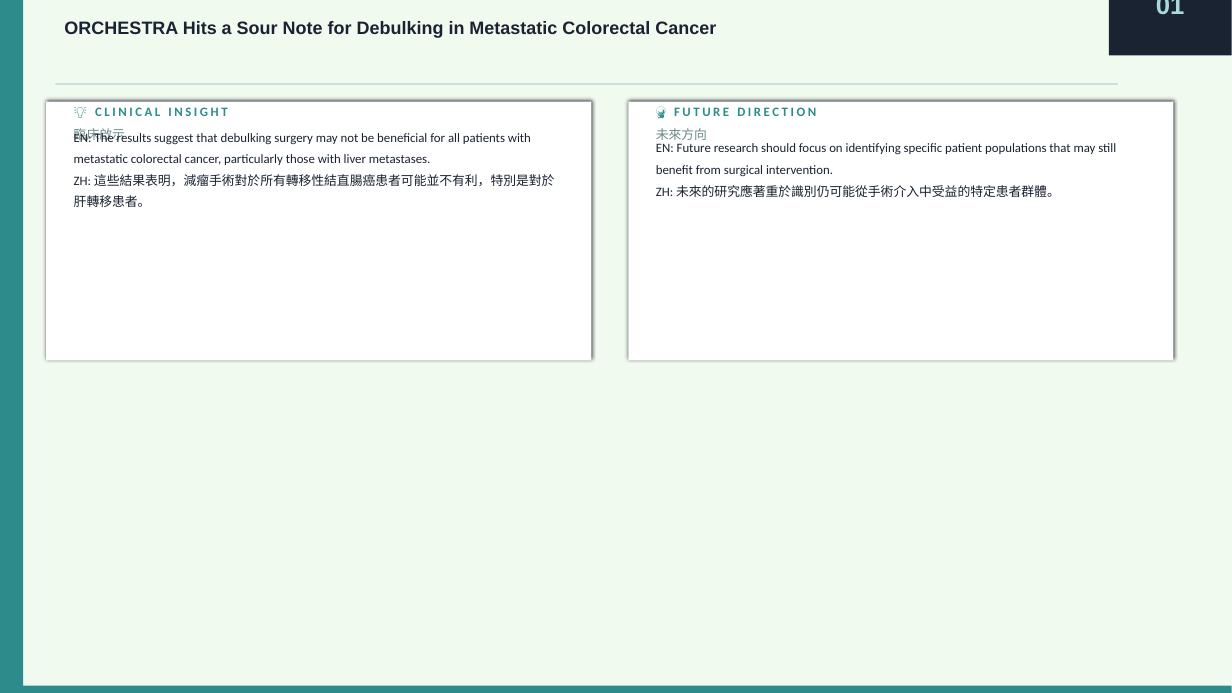
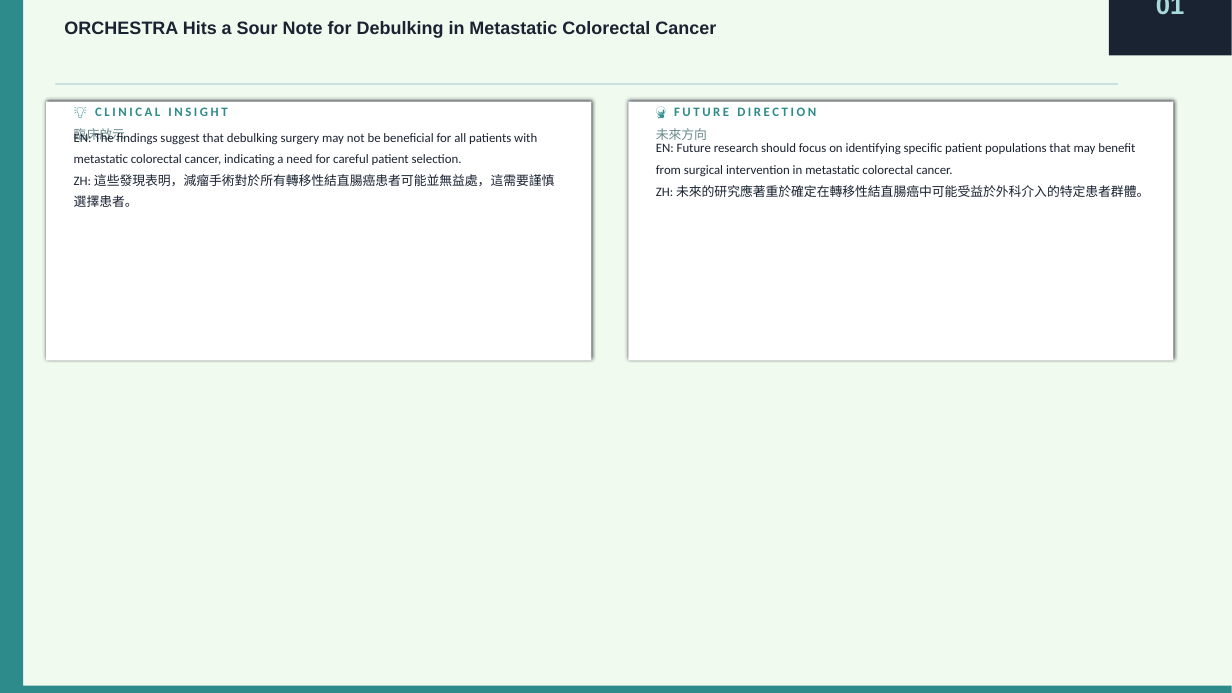
Before and after one commit to jejenhu-maker/colorectal-weekly-digest, a slide deck: slide 4 of docs/latest-digest.pptx. Drawn at 1232x693 pixels with LibreOffice and Linux fonts; fonts in the diff are those of the drawing. Boxes give left, top, right and bottom in pixels: in the first picture for what was removed or moved away, otherwise in the second. Text is boxed around its words. In the diff, an @@ line names an element or a change of style, - is before the commit and + after.

```diff
--- a/docs/latest-digest.pptx
+++ b/docs/latest-digest.pptx
@@ text at [74, 131, 554, 207]: text changed @@
-EN: The results suggest that debulking surgery may not be beneficial for all patients with metastatic colorectal cancer, particularly those with liver metastases.
-ZH: 這些結果表明，減瘤手術對於所有轉移性結直腸癌患者可能並不有利，特別是對於肝轉移患者。
+EN: The findings suggest that debulking surgery may not be beneficial for all patients with metastatic colorectal cancer, indicating a need for careful patient selection.
+ZH: 這些發現表明，減瘤手術對於所有轉移性結直腸癌患者可能並無益處，這需要謹慎選擇患者。
@@ text at [656, 143, 1149, 197]: text changed @@
-EN: Future research should focus on identifying specific patient populations that may still benefit from surgical intervention.
-ZH: 未來的研究應著重於識別仍可能從手術介入中受益的特定患者群體。
+EN: Future research should focus on identifying specific patient populations that may benefit from surgical intervention in metastatic colorectal cancer.
+ZH: 未來的研究應著重於確定在轉移性結直腸癌中可能受益於外科介入的特定患者群體。
```
Also in this commit, not shown: 20 other slides changed, 2 other files.
